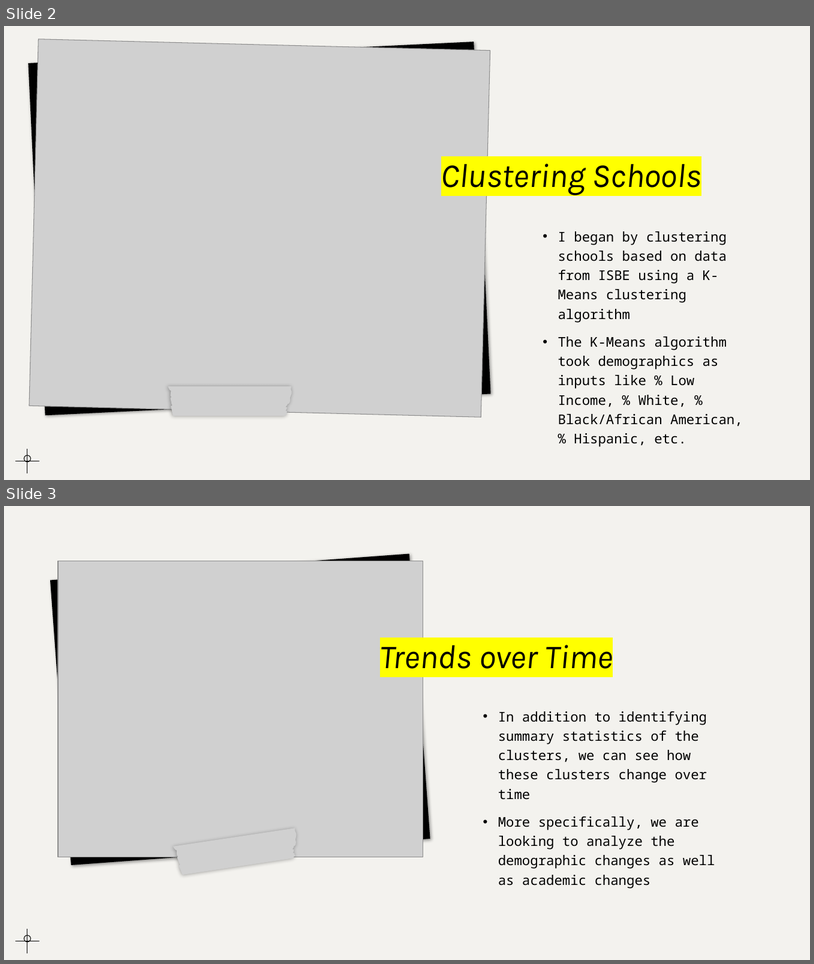
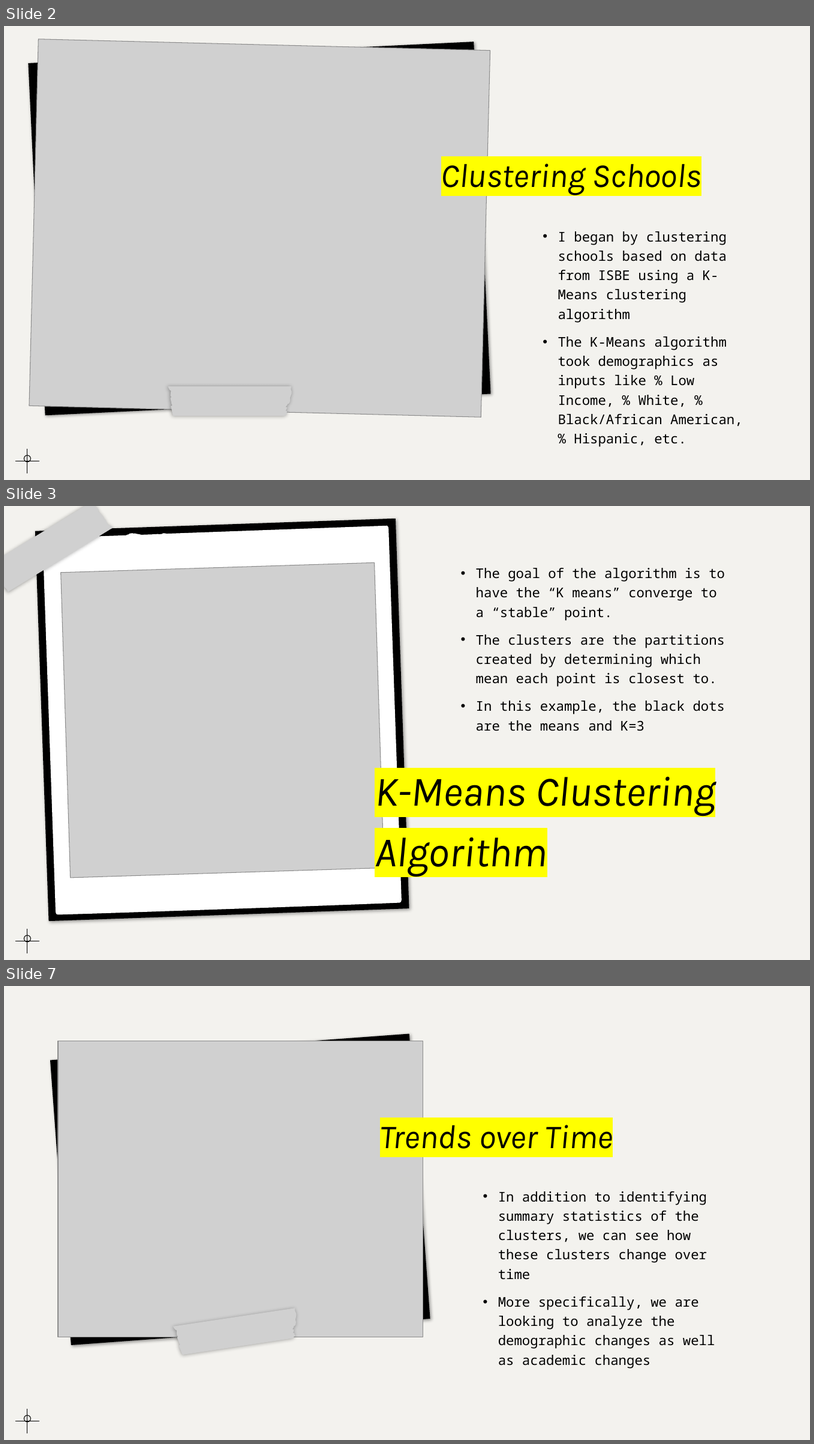
Before and after one commit to mkralis123/SoReMo, a slide deck: SoReMo.pptx. Shown one above the other, each under a label of ours: slides 2 and 3 before the commit, slides 2, 3 and 7 after it; the slides between them are not shown. The pictures are 814x964 and 814x1444 pixels, drawn with LibreOffice and Linux fonts; fonts in the diff are those of the drawing; grey boxes stand for pictures. Boxes give left, top, right and bottom in pixels: in the first picture for what was removed or moved away, otherwise in the second. Text is boxed around its words. In the diff, an @@ line names an element or a change of style, - is before the commit and + after.

```diff
--- a/SoReMo.pptx
+++ b/SoReMo.pptx
@@ slide 3 added at [4, 506, 810, 960], background #F3F2EE @@
@@ picture added at [4, 506, 113, 592] @@
@@ rectangle added at [35, 519, 410, 921], fill #000000 @@
@@ freeform shape added at [42, 525, 402, 915], fill #FFFFFF @@
@@ picture added at [61, 563, 384, 877] @@
@@ text added at [476, 568, 726, 731], 16 pt, text #000000 @@
+• The goal of the algorithm is to have the “K means” converge to a “stable” point.
+• The clusters are the partitions created by determining which mean each point is closest to.
+• In this example, the black dots are the means and K=3
@@ title added at [375, 776, 716, 876], 50 pt, text #000000, italic @@
+K-Means Clustering Algorithm
@@ ellipse added at [24, 935, 30, 942], outline #000000 0.75 pt @@
@@ line added from (27, 953) to (27, 929), #000000 0.75 pt @@
@@ line added from (15, 941) to (39, 941), #000000 0.75 pt @@
@@ what was slide 3 is now slide 7 @@
```
Also in this commit, not shown: 2 slides changed, 8 other slides added, 1 slide removed, 24 other files.
